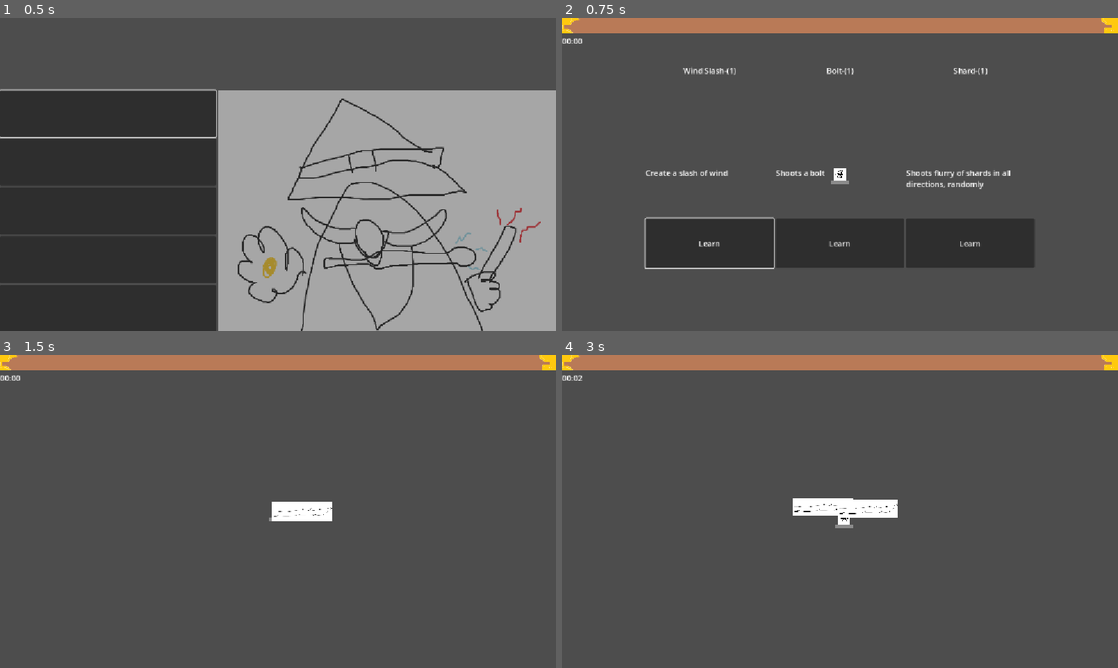
Above: before the commit, frames 1-4 (two rows, left to right).
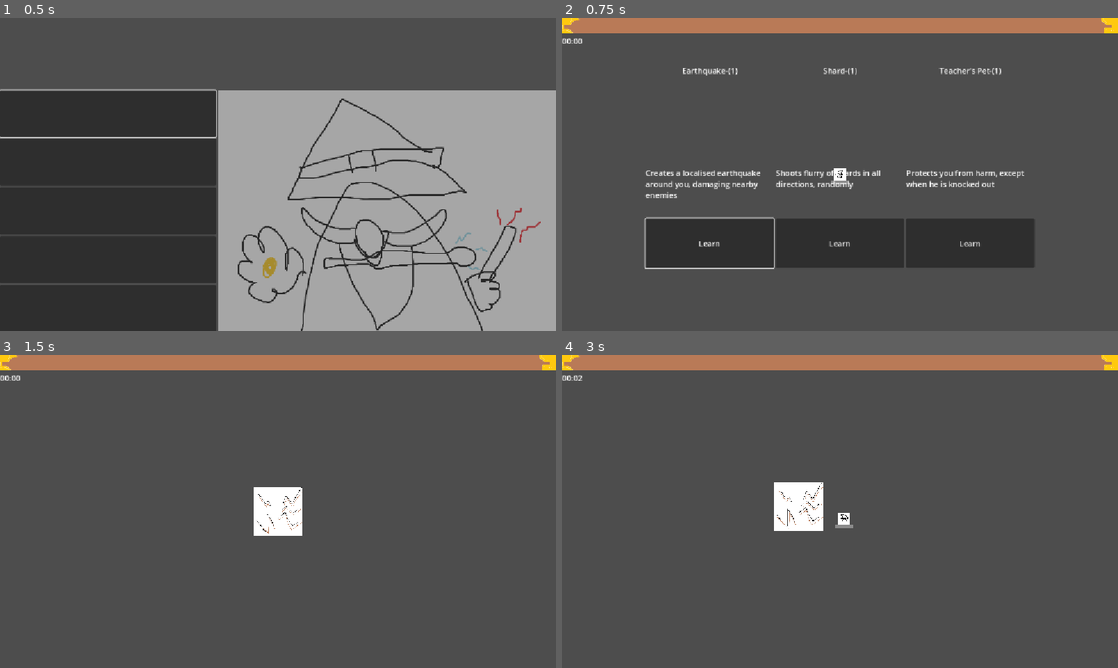
Above: after the commit, the same moments.

Repository: flowerFawn/XP-Based-Leveling
Game: Godot game, scene res://scenes/menu/main_menu.tscn
The game is run twice, just before and just after one commit, with the same random seed, the same clock (stepped at 60 frames per second) and the same inputs. The engine's default icon, where the game draws it, is replaced by a stand-in: a white triangle on a blue panel in a dark square. Sound files missing from this copy of the repository are replaced by a short silence.
Inputs (mouse positions are in pixels of both pictures, inside the frame that each line leads up to):
- Up to frame 1 (0.5 s): no input
- Up to frame 2 (0.75 s): click (667, 115) at 0.5 s
- Up to frame 3 (1.5 s): click "Learn" at 1.25 s
- Up to frame 4 (3 s): tap Enter at 2 s; hold D (player_right) 2.03-2.78 s; hold S (player_down) from 2.78 s (still down)

Frame 1 is identical in both runs. In frame 2, 1.5% of the frame differs, in the area x 14-84%, y 15-58%; in frame 3, 1.4%; in frame 4, 1.9%, in the area x 38-61%, y 40-57%.

Commit message:
implemented magic item system
currently only affects incoming damage, and teachers pet is the only magic item created, but it should be easy to add more to

Diff:
--- /dev/null
+++ b/resources/magic_items/teachers_pet_1.tres
@@ -0,0 +1,10 @@
+[gd_resource type="Resource" script_class="MITeachersPet" load_steps=3 format=3 uid="uid://fdx6pmmkh50r"]
+
+[ext_resource type="Script" uid="uid://cama1y0lq66rl" path="res://scripts/resources/inherited resources/magic items/usable/teachers_pet.gd" id="1_th2jp"]
+[ext_resource type="Resource" uid="uid://cavui4lskgvsp" path="res://resources/magic_items/teachers_pet_2.tres" id="1_uksqy"]
+
+[resource]
+script = ExtResource("1_th2jp")
+cooldown = 30.0
+next_upgrade = ExtResource("1_uksqy")
+metadata/_custom_type_script = "uid://cama1y0lq66rl"
--- /dev/null
+++ b/resources/magic_items/teachers_pet_2.tres
@@ -0,0 +1,9 @@
+[gd_resource type="Resource" script_class="MITeachersPet" load_steps=2 format=3 uid="uid://cavui4lskgvsp"]
+
+[ext_resource type="Script" uid="uid://cama1y0lq66rl" path="res://scripts/resources/inherited resources/magic items/usable/teachers_pet.gd" id="1_kjbk8"]
+
+[resource]
+script = ExtResource("1_kjbk8")
+cooldown = 25.0
+level = 2
+metadata/_custom_type_script = "uid://cama1y0lq66rl"
--- a/scripts/autoloads/spell_shop.gd
+++ b/scripts/autoloads/spell_shop.gd
@@ -14,7 +14,7 @@
 			GameInfo.game_ui.xp_progress.max_value = next_required_xp
 var next_required_xp:float = 10
 var current_ability_pool:Array[Ability] = [load("uid://7vmgb80p33sl"),
-load("uid://ciomfgvjduepp"), load("uid://dh4308dsgb1xc"), load("uid://bb3wur6d4qxcf")]
+load("uid://ciomfgvjduepp"), load("uid://dh4308dsgb1xc"), load("uid://bb3wur6d4qxcf"), load("uid://fdx6pmmkh50r")]
 
 #Not used outside of testing
 #func award_random_spell() -> void:
@@ -61,3 +61,10 @@
 #currently always gives 3, maybe change the count?
 func award_ability_option() -> void:
 	spell_option_menu.show_random_ability_options()
+
+func run_through_magic_items(value:Variant, method:StringName) -> Variant:
+	var new_value = value
+	for magic_item in GameInfo.player.magic_items:
+		if magic_item.has_method(method):
+			new_value = magic_item.call(method, new_value)
+	return new_value
--- a/scripts/character.gd
+++ b/scripts/character.gd
@@ -16,6 +16,7 @@
 ##Dictionary that stores the spells and their associated spell handlers.
 ##This is a dictionary so that the spellhandlers can be found using their associated spell resource.
 var spells:Dictionary[Spell, SpellHandler] = {}
+var magic_items:Array[MagicItem] = []
 
 func _ready() -> void:
 	GameInfo.player = self
@@ -60,7 +61,8 @@
 
 #region HEALTH
 func take_damage(amount:float) -> void:
-	active_health -= amount
+	var affected_damage:float = SpellShop.run_through_magic_items(amount, &"affect_incoming_damage")
+	active_health -= affected_damage
 	node_progress.value = active_health
 	if active_health <= 0:
 		die()
@@ -70,7 +72,7 @@
 	queue_free()
 #endregion
 
-#region SPELLS
+#region ABILITIES
 ##Actually creates the spellhandler and starts the casting loop
 func start_spell(spell:Spell) -> void:
 	var new_spellhandler = SpellHandler.new(spell)
@@ -83,7 +85,7 @@
 		print("This spell is not there to be removed!")
 		return
 	spells[spell].free()
-	#spells.erase(spell)
+	spells.erase(spell)
 
 ##Handles starting a spell, and removing a lower upgrade
 func add_ability(ability:Ability) -> void:
@@ -92,7 +94,7 @@
 	elif ability is MagicItem:
 		add_magic_item(ability)
 
-func add_spell(spell:Spell):
+func add_spell(spell:Spell) -> void:
 	if spell.level > 1:
 		for old_spell:Spell in spells.keys():
 			if old_spell.next_upgrade == spell:
@@ -100,7 +102,22 @@
 				break
 	start_spell(spell)
 
-func add_magic_item(magic_item:MagicItem):
-	pass
+func add_magic_item(magic_item:MagicItem) -> void:
+	if magic_item.level > 1:
+		for old_magic_item:MagicItem in magic_items:
+			if old_magic_item.next_upgrade == old_magic_item:
+				remove_magic_item(old_magic_item)
+				break
+	start_magic_item(magic_item)
+
+func remove_magic_item(magic_item:MagicItem) -> void:
+	if not magic_item in magic_items:
+		print("Magic item not already there!")
+		return
+	magic_items.erase(magic_item)
+
+func start_magic_item(magic_item:MagicItem) -> void:
+	magic_items.append(magic_item)
+
 
 #endregion
--- a/scripts/resources/base resources/magic_item.gd
+++ b/scripts/resources/base resources/magic_item.gd
@@ -1,5 +1,9 @@
 extends Ability
 class_name MagicItem
 
-##The effect of this magic item.
-@export var magic_item_effect:MagicItemEffect
+##Base Class for magic items
+##Different magic items can have different effects, generally done through different functions
+##These should only be implemented if they are used by the magic item
+##They should take a single value, if to be used in run_through_magic_items
+##affect_incoming_damage(prior_damage:float) -> float: - affects damage done to the player
+##affect_outgoing_damage(prior_damage:float -> float: - affects damage outgoing from a spell or projectile
--- a/scripts/resources/base resources/magic_item_effect.gd
+++ /dev/null
@@ -1,8 +0,0 @@
-extends Resource
-class_name MagicItemEffect
-
-func apply_damage_effect(damage:float):
-	return damage
-
-func affect_player_value():
-	pass
--- /dev/null
+++ b/scripts/resources/inherited resources/magic items/inheritable/cooldown_effect_magic_item.gd
@@ -0,0 +1,12 @@
+extends MagicItem
+class_name MagicItemCooldown
+
+var on_cooldown:bool = false
+
+##The length after triggering that the cooldown will last
+@export var cooldown:float
+
+func start_cooldown(time:float):
+	on_cooldown = true
+	await GameInfo.get_tree().create_timer(time).timeout
+	on_cooldown = false
--- /dev/null
+++ b/scripts/resources/inherited resources/magic items/usable/teachers_pet.gd
@@ -0,0 +1,16 @@
+extends MagicItemCooldown
+class_name MITeachersPet
+
+func _init() -> void:
+	base_description = "Protects you from harm, except when he is knocked out"
+	ability_name = "Teacher's Pet"
+
+
+func affect_incoming_damage(prior_damage:float) -> float:
+	if not on_cooldown:
+		start_cooldown(cooldown)
+		print("Teachers Pet Activated")
+		return 0
+		#the "play teachers pet animation" code should be here also
+	else:
+		return prior_damage
Not shown, removed: scripts/resources/base resources/magic_item_effect.gd.uid
Not shown, added: scripts/resources/inherited resources/magic items/inheritable/cooldown_effect_magic_item.gd.uid
Not shown, added: scripts/resources/inherited resources/magic items/usable/teachers_pet.gd.uid
